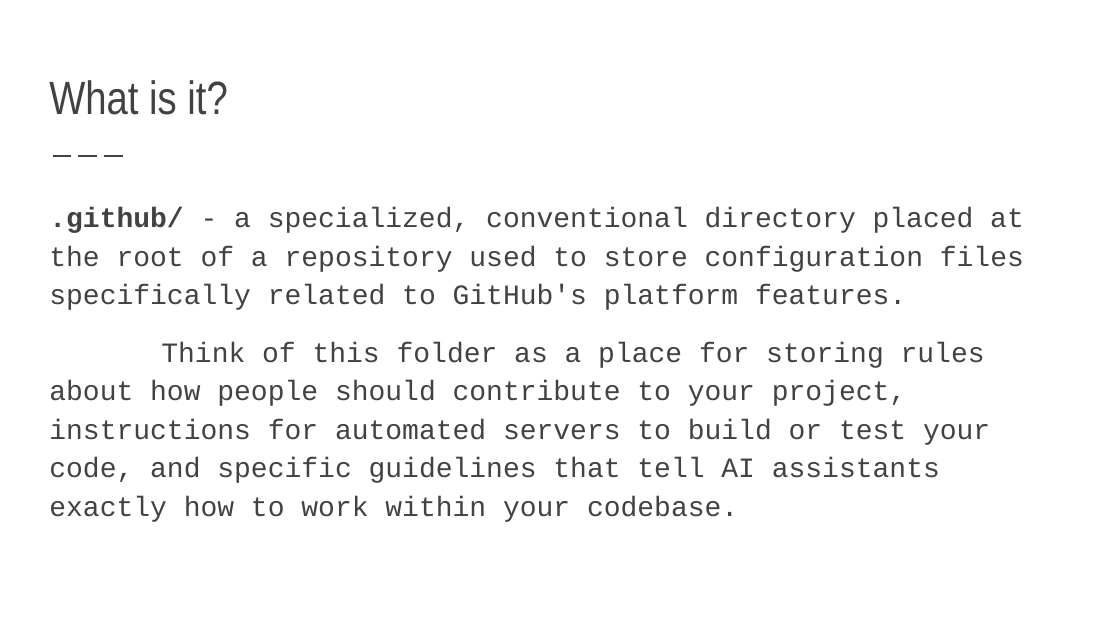
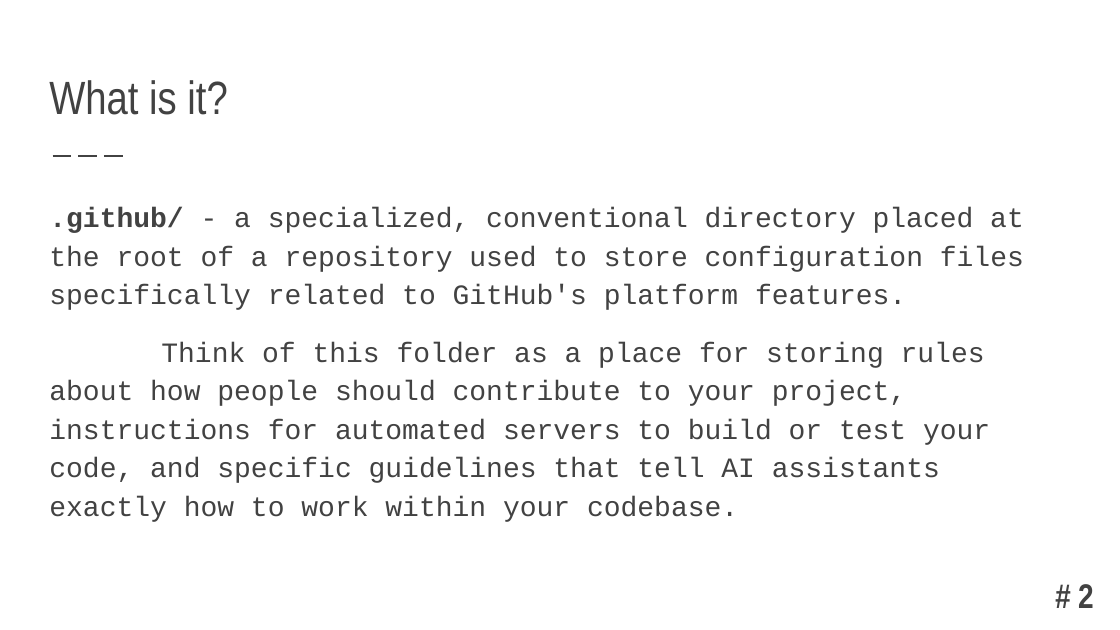
Before and after one commit to oleksandkov/oleksandkov-maded, a slide deck: slide 2 of presentations/.github Presentation/github folder in the project.pptx. Drawn at 1120x630 pixels with LibreOffice and Linux fonts; fonts in the diff are those of the drawing. Boxes give left, top, right and bottom in pixels: in the first picture for what was removed or moved away, otherwise in the second. Text is boxed around its words. In the diff, an @@ line names an element or a change of style, - is before the commit and + after.

```diff
--- a/presentations/.github Presentation/github folder in the project.pptx
+++ b/presentations/.github Presentation/github folder in the project.pptx
@@ page number added at (1078,584,1094,608), 22 pt, text #424242, bold, italic @@
+# 2
```
Also in this commit, not shown: 19 other slides changed, 5 other files.
